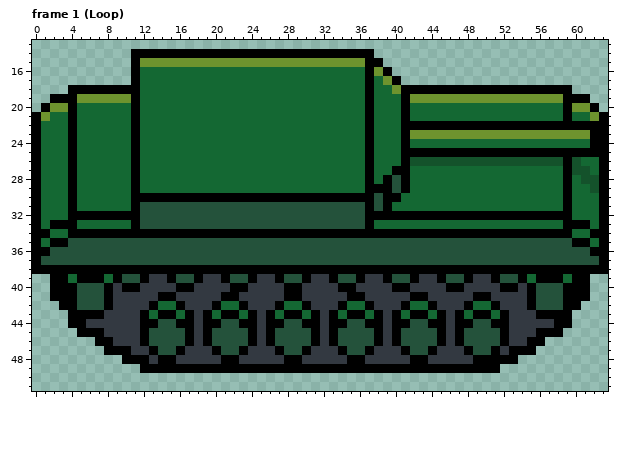
Pixel-art file: Assets/Tank.aseprite. Above is the file before it was changed.
64x64 pixels, 11 frames. Shown: frame 1 (Loop): x 0..63, y 13..51. The commit also changed other frames, which this record leaves out.
New version:
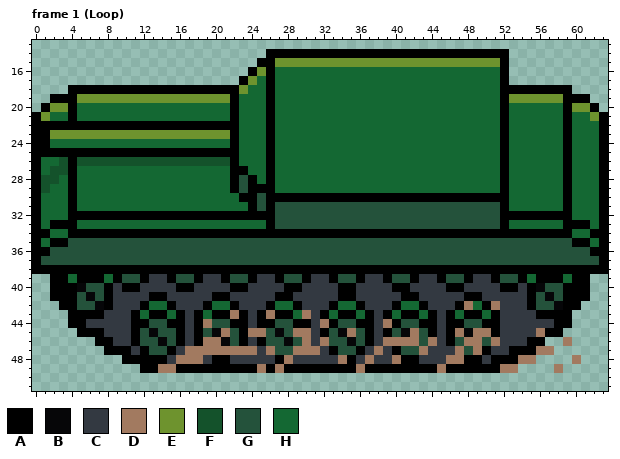
Palette (. is transparent): A #000000  B #060608  C #333941  D #a27a60  E #6e932e  F #14522b  G #24523b  H #146833
What changed:
layer "Dep E" now hidden
layer "Dep O" added
Changed rows in their new state; - is an unchanged pixel.
Frame 1 (Loop):
first column x 1:
14 ----------...............------------AAAAAAAAAAAAAAA----------
15 ----------..............AA----------EEEEEEEEEEEEEEEA----------
16 ----------.............AEA----------HHHHHHHHHHHHHHHA----------
17 ----------............AE-A----------H-HHHHHHHHHHHHHA----------
18 -----------AAAAAAAAAAAE--A----------H--HHHHHHHHHHHH-----------
19 ----------EEEEEEEEEEEA---A----------H---HHHHHHHHHHHA----------
20 ----------H----------A---A----------H---H----------A----------
21 ----------H----------A---A----------H---H----------A----------
22 AAA-AAAAAA-AAAAAAAAAAA---A----------H---HHHHHHHHHHH-HHHHHH-HHH
23 AEEEEEEEEEEEEEEEEEEEEA---A----------H---HHHHHHHHHHHAHHHHHHAHHH
24 A--H------H----------A---A----------H---H----------A------A--H
25 AAA-AAAAAA-AAAAAAAAAAA---A----------H---HHHHHHHHHHH-HHHHHH-HHH
26 --F-FFFFFFFFFFFFFFFFFA---A----------H---HHHHHHHHHHHAHHHHHH-H--
27 -FF-------H----------AA--A----------H--HH----------A-------HH-
28 FF--------H----------AGA-A----------H-HHH----------A--------HH
29 F---------H----------AGAAA----------HHHHH----------A---------H
30 ----------HHHHHHHHHHHH--G------------A--AAAAAAAAAAAA----------
31 ----------HHHHHHHHHHHHHA-A----------G-GGGGGGGGGGGGGA----------
32 -----------AAAAAAAAAAAAAAA----------GGGGGGGGGGGGGGG-----------
33 ----------HHHHHHHHHHHHHHHA----------GGGGGGGGGGGGGGGA----------
first column x 5:
40 B--------------------------------------------------B----
41 -B------A-C----A-C----A-C----A-C----A-C----A-C------B---
42 --B----AH-AC--AH-AC--AH-AC--AH-AC--AH-AC--AD-AD------B--
43 ------AHA-HACAHA-DACADA-HDCAHA-HACAHA-HACAHA-HAC--------
44 ------A-G-A-CADG-A-CA-G-A-CD-G-A-CD-G-A-CA-G-A-C--------
45 ------AGB--ACAGBD-ADDGB-DDCAGBD-ACAGBD-ACADBDDAC---D----
46 ------AG-B-ACADDB-ACAG-B-DCDG-B-ACDDDD-DCAGDD-DC------D-
47 -------AG-ACDDDDDDDD-DG-DDD-AG-ACD-AG-DC--DGDAC----DD---
48 --------A-CDDD-A-C----ADC----D-CD--DA-C--DDA-C---DD----D
49 ---------DD---------D-D--------D--------D------DD----D--
Boxes around the changes in both pictures, in picture pixels (x1, y1, x2, y2):
changed: (41, 49, 275, 229)
changed: (365, 49, 599, 229)
changed: (77, 283, 581, 373)
